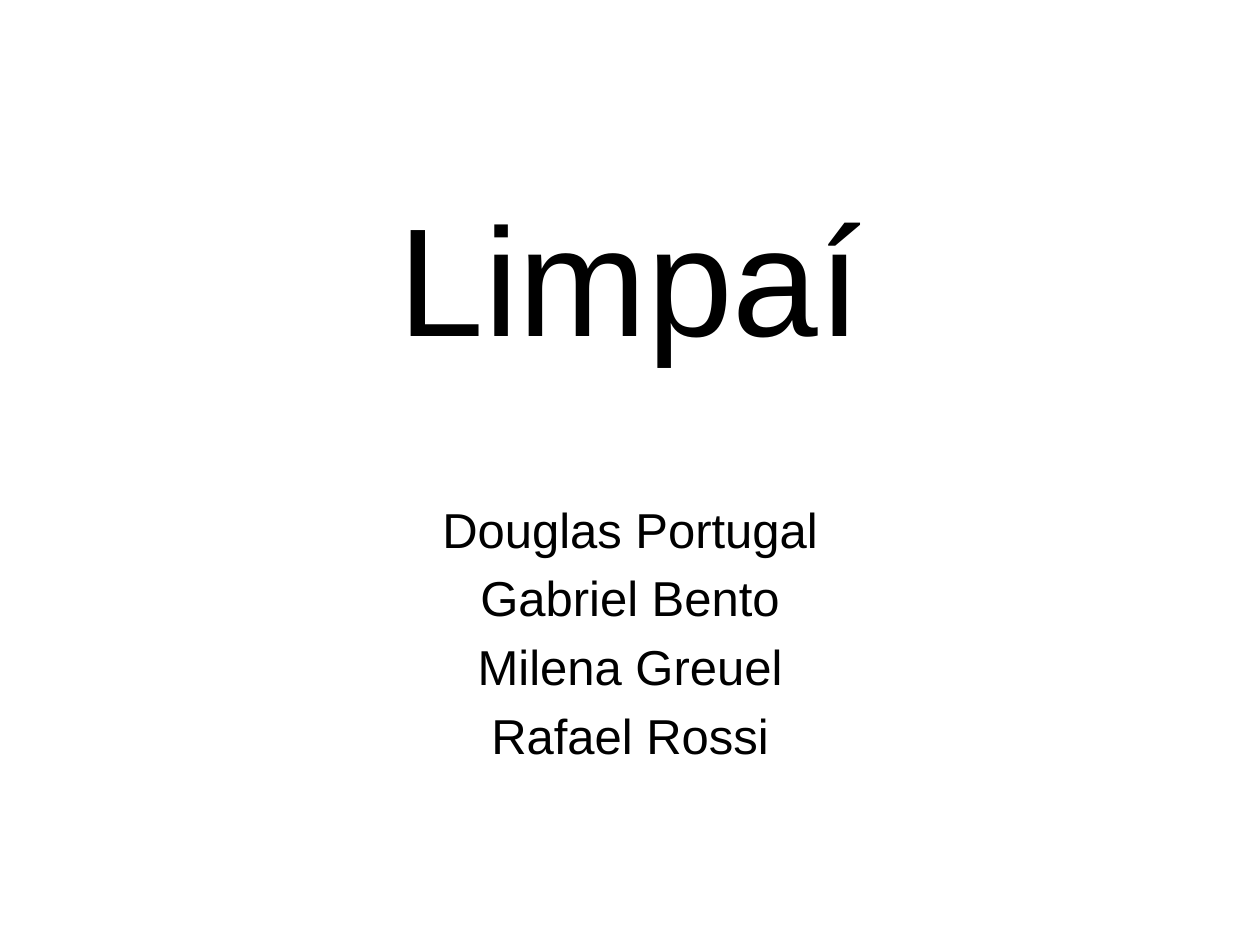
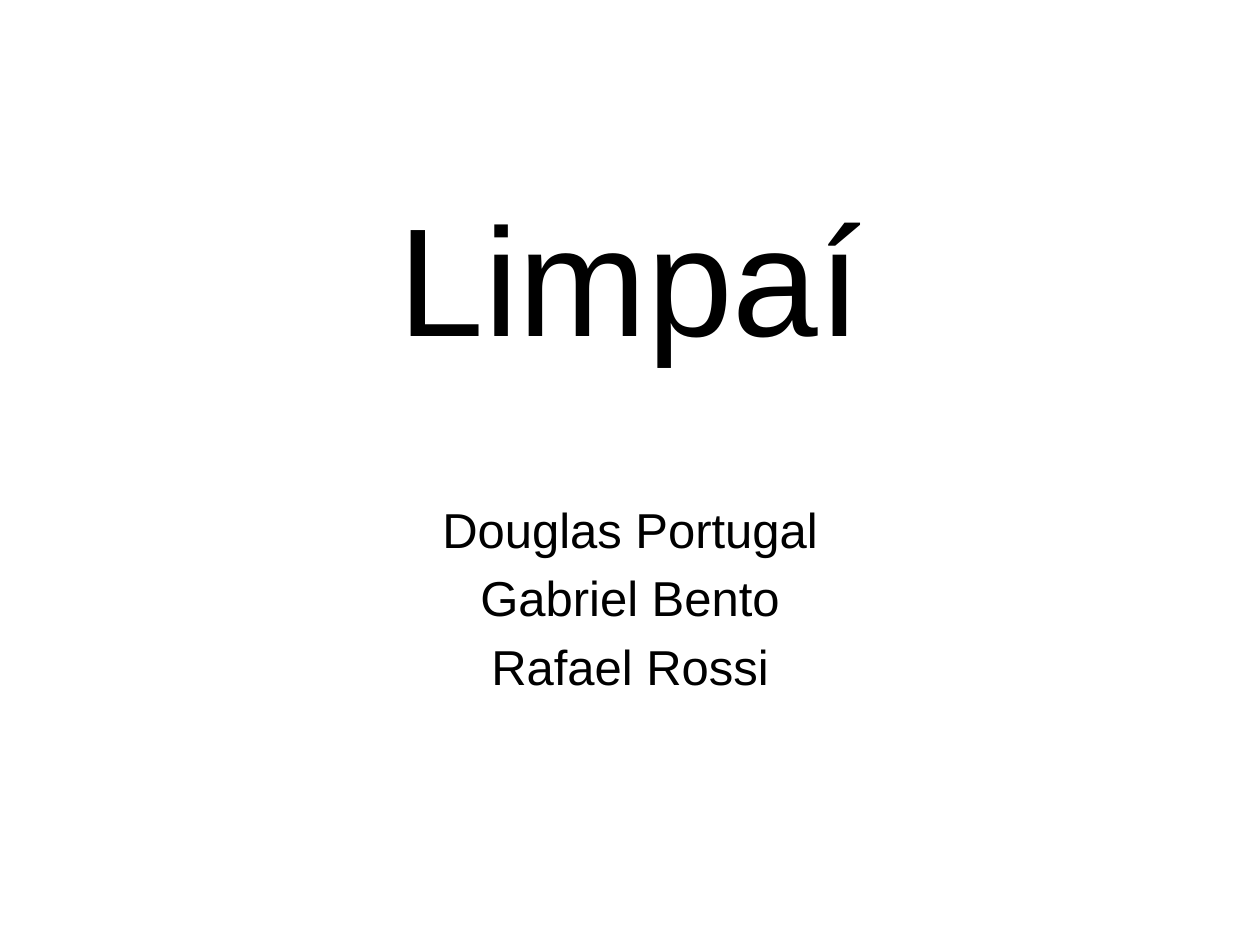
Before and after one commit to douglas-oliveira/Limpai, a slide deck: slide 1 of Docs/Projeto de software apresentação.pptx. Drawn at 1260x945 pixels with LibreOffice and Linux fonts; fonts in the diff are those of the drawing; background and template pictures are left out. Boxes give left, top, right and bottom in pixels: in the first picture for what was removed or moved away, otherwise in the second. Text is boxed around its words. In the diff, an @@ line names an element or a change of style, - is before the commit and + after.

```diff
--- a/Docs/Projeto de software apresentação.pptx
+++ b/Docs/Projeto de software apresentação.pptx
@@ subtitle at [478, 649, 782, 686]: paragraph removed @@
-Milena Greuel
```
Also in this commit, not shown: 4 other slides changed.
